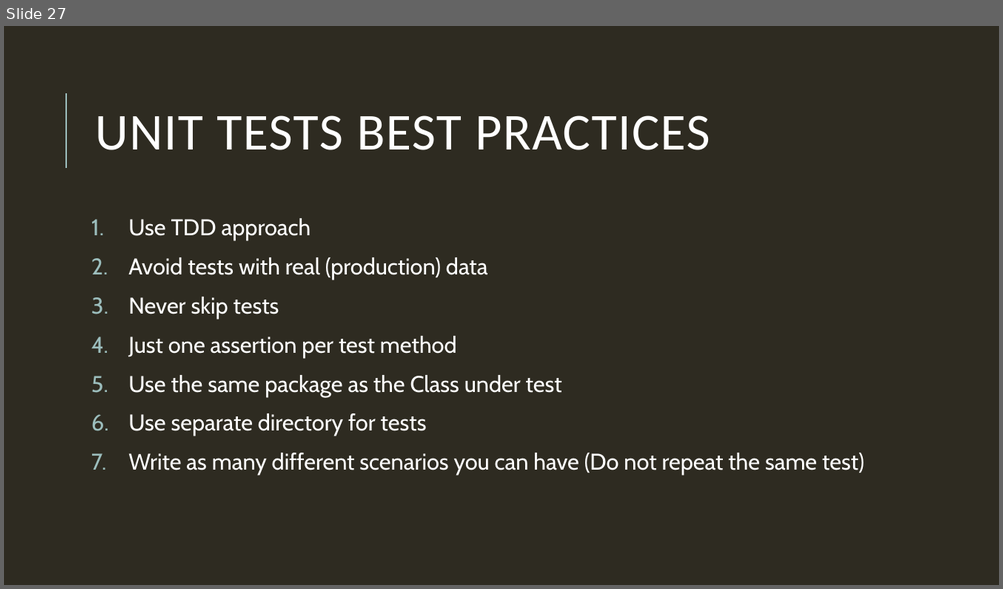
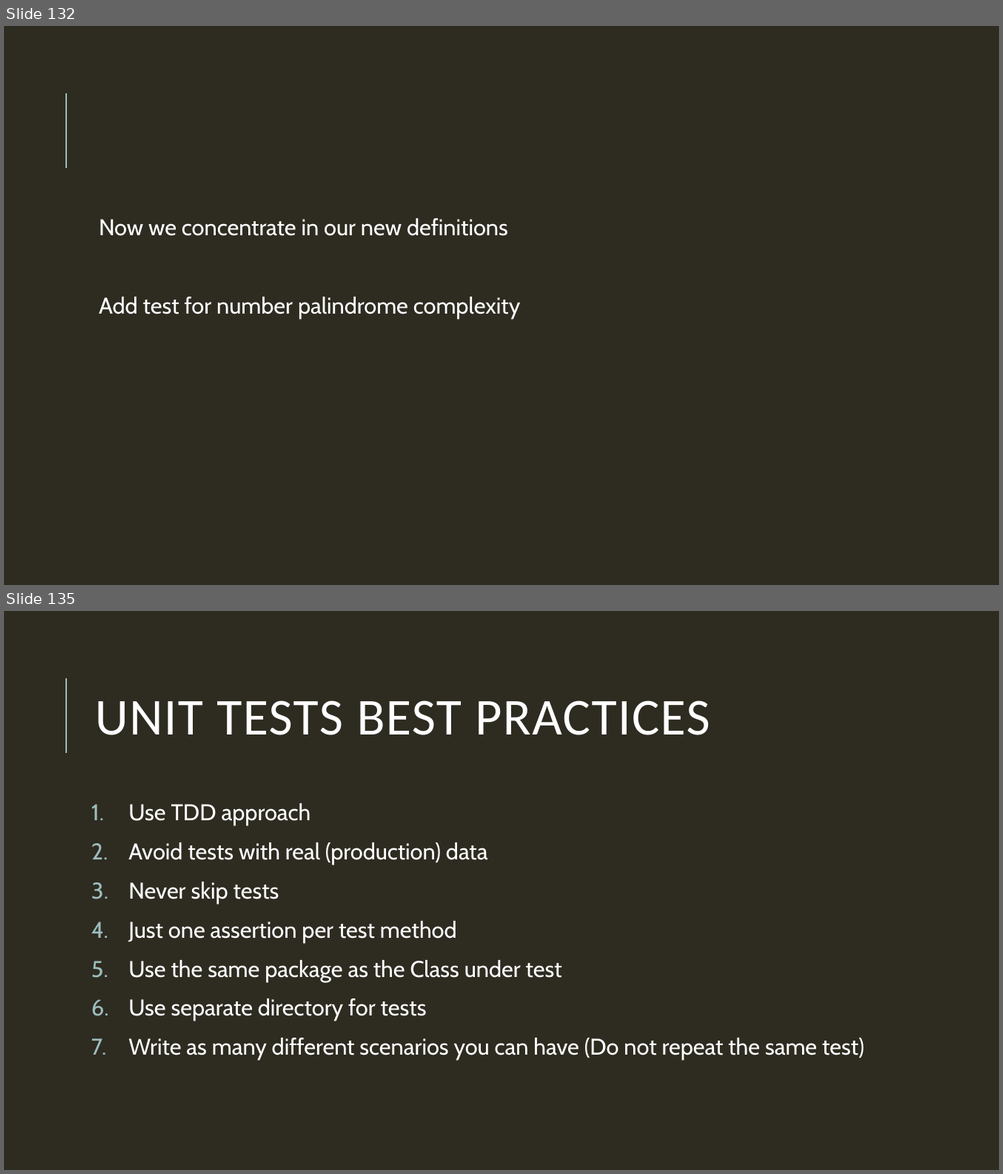
Before and after one commit to DevelopersDelicias/tdd_workshop, a slide deck: tdd_ws.pptx. Shown one above the other, each under a label of ours: slide 27 before the commit, slides 132 and 135 after it; the slides between them are not shown. The pictures are 1003x589 and 1003x1174 pixels, drawn with LibreOffice and Linux fonts; fonts in the diff are those of the drawing. Boxes give left, top, right and bottom in pixels: in the first picture for what was removed or moved away, otherwise in the second. Text is boxed around its words. In the diff, an @@ line names an element or a change of style, - is before the commit and + after.

```diff
--- a/tdd_ws.pptx
+++ b/tdd_ws.pptx
@@ slide 132 added at <box>4,26,999,585</box>, background #2E2B21; not listed: 1 template element that a slide beside it also shows @@
@@ text added at <box>99,218,520,319</box>, 22 pt, text #FFFFFF @@
+  Now we concentrate in our new definitions
+  Add test for number palindrome complexity
@@ what was slide 27 is now slide 135 @@
```
Also in this commit, not shown: 8 slides changed, 108 other slides added, 1 slide removed.
